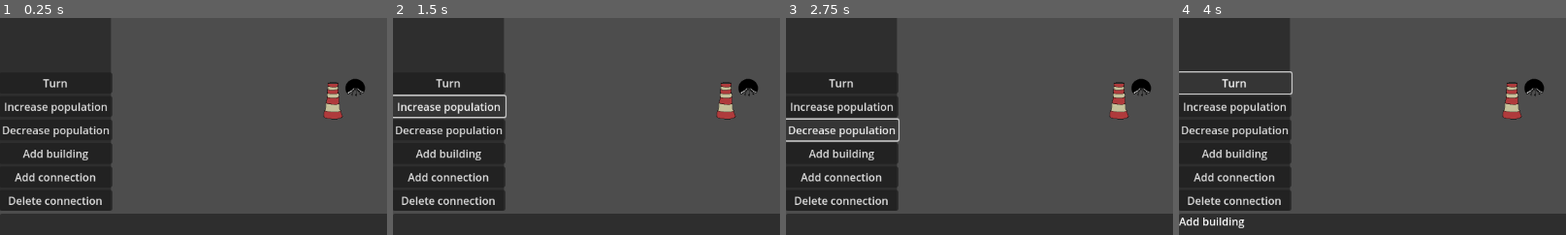
Above: before the commit, frames 1-4 (left to right).
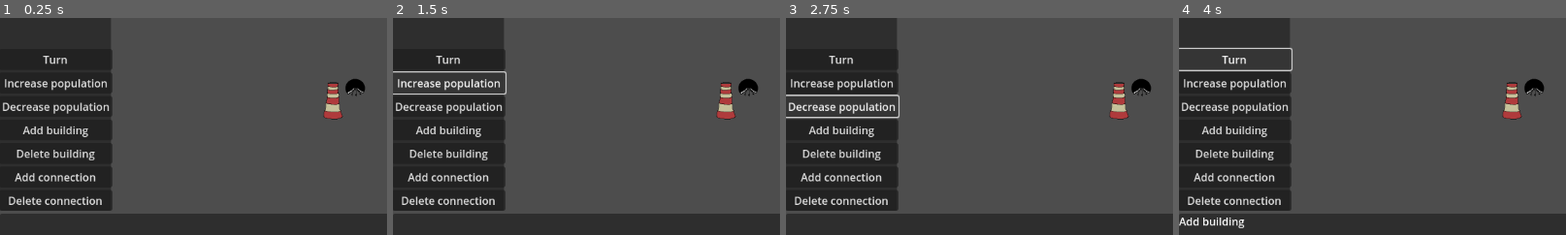
Above: after the commit, the same moments.

Repository: Roling551/td
Game: Godot game, scene res://scenes/node_2d.tscn
Two runs of this game, one before a commit and one after it. Both use one fixed random seed, a clock stepped at 60 frames per second and the inputs below.
Inputs:
- Up to frame 1 (0.25 s): no input
- Up to frame 2 (1.5 s): click "Turn" at 0.5 s; click "Increase population" at 1.25 s
- Up to frame 3 (2.75 s): click "Decrease population" at 2 s
- Up to frame 4 (4 s): click "Add building" at 2.75 s; click "Turn" at 3.5 s
The pictures show only the part of the screen within x 0-50%, y 37-86%; the shares and areas given below are measured in that part.

The runs differ from the first frame. In frame 1, 2.6% of the frame differs, in the area x 0-30%, y 15-66%; in frame 2, 3.7%; in frame 3, 3.5%; in frame 4, 3.4%.

Commit message:
Add removing of buildings, not including connections

Diff:
--- a/scripts/buildings/Building.gd
+++ b/scripts/buildings/Building.gd
@@ -1,12 +1,18 @@
 extends Node2D
 class_name Building
 
+var location
 var building_components
 var functionalities = {}
 var item_list
+var tiles
 
 func _init(building_components_):
 	building_components = building_components_
+
+func set_location_and_tiles(_location, _tiles):
+	tiles = _tiles
+	location = _location
 
 func action():
 	if(functionalities.has("turn_action")):
--- a/scripts/buildings/BuildingsList.gd
+++ b/scripts/buildings/BuildingsList.gd
@@ -2,7 +2,7 @@
 class_name BuildingsList
 
 var tiles = {}
-var buildings = []
+var buildings = {}
 
 func get_building_at(tile_map, location):
 	if tiles.has([tile_map, location]):
@@ -13,16 +13,31 @@
 		if tiles.has([tile_map, location+tile["position"]]):
 			return
 
+	var building_node = Node2D.new()
+	tile_map.add_child(building_node)
+	building_node.position = tile_to_world_position(tile_map, location) + Vector2(-16,-16)
+	var building_tiles = {}
 	for tile in building_and_tiles["tiles"]:
 		if tile.has("sprite"):
 			var sprite = tile["sprite"]
 			var sprite_node = Sprite2D.new()
 			sprite_node.texture = sprite["texture"]
 			sprite_node.scale = Vector2(sprite["scale"],sprite["scale"])
-			tile_map.add_child(sprite_node)
-			sprite_node.position = tile_to_world_position(tile_map, location+tile["position"]) + Vector2(sprite["offset_x"], sprite["offset_y"])
+			building_node.add_child(sprite_node)
+			sprite_node.position = tile_to_world_position(tile_map, tile["position"]) + Vector2(sprite["offset_x"], sprite["offset_y"])
 		tiles[[tile_map, location+tile["position"]]] = tile["tile"]
-	buildings.push_back(building_and_tiles["building"])
+		building_tiles[[tile_map, tile["position"]]] = tile["tile"]
+	buildings[building_and_tiles["building"]] = building_node
+	building_and_tiles["building"].set_location_and_tiles(location, building_tiles)
+
+func delete_building(tile_map, location):
+	var selected_tile = tiles.get([tile_map, location])
+	if selected_tile:
+		var building = selected_tile.building
+		buildings[building].queue_free()
+		buildings.erase(building)
+		for tile_position in selected_tile.building.tiles:
+			tiles.erase([tile_map, building.location+tile_position[1]])
 
 func tile_to_world_position(tile_map, tile_pos):
 	return tile_map.map_to_local(tile_pos) + tile_map.global_position
--- a/scripts/main/DevActions.gd
+++ b/scripts/main/DevActions.gd
@@ -8,6 +8,7 @@
 	"Increase population": func(): change_population(10),
 	"Decrease population": func(): change_population(-10),
 	"Add building": func(): main.main_ui.set_action(add_building_action, LabelUiElement.new("Add building")),
+	"Delete building": func(): main.main_ui.set_action(delete_building_action, LabelUiElement.new("Delete building")),
 	"Add connection": func(): set_add_connection_action(),
 	"Delete connection": func(): main.main_ui.set_action(delete_connection_action, LabelUiElement.new("Delete connection"))
 }
@@ -17,6 +18,9 @@
 
 func add_building_action(tile_map, tile_position):
 	main.add_building("transformer",tile_map, tile_position)
+
+func delete_building_action(tile_map, tile_position):
+	main.buildings_list.delete_building(tile_map, tile_position)
 
 func delete_connection_action(tile_map, tile_position):
 	main.connections_list.delete_connection(tile_map, tile_position)
